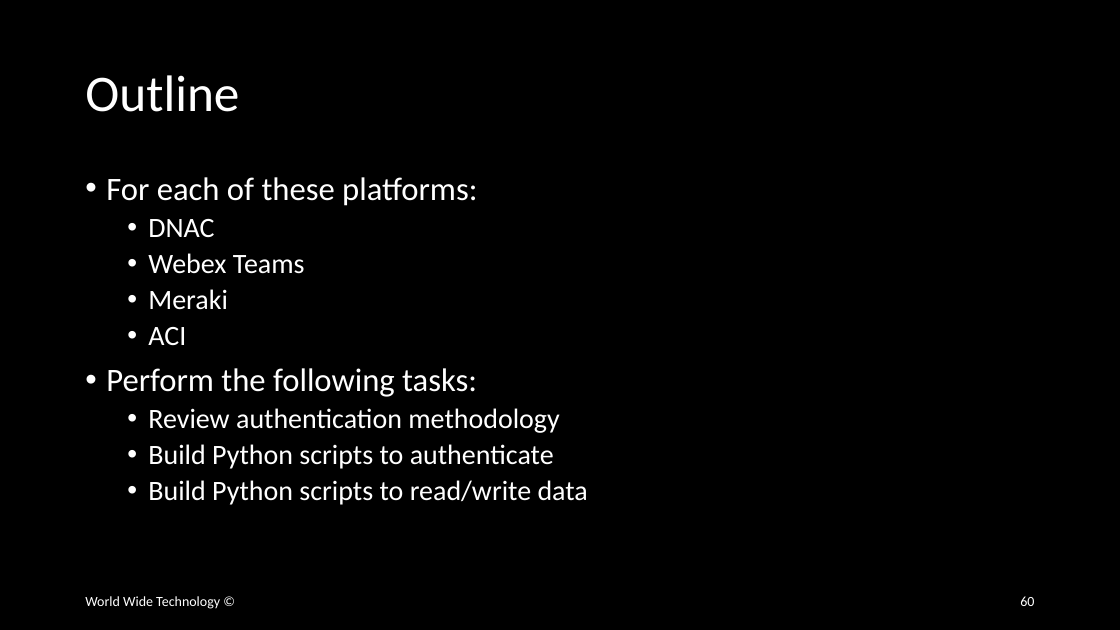
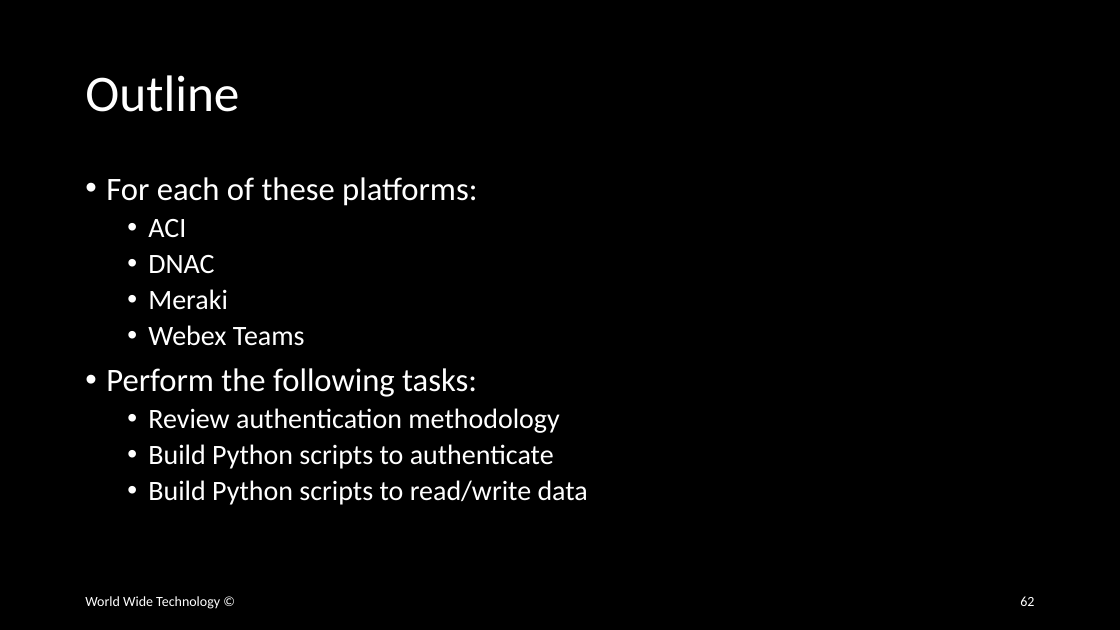
Before and after one commit to wwt/curl-requests-foundations, a slide deck: slide 62 of curl-requests-foundations.pptx (slide 60 before the commit). Drawn at 1120x630 pixels with LibreOffice and Linux fonts; fonts in the diff are those of the drawing. Boxes give left, top, right and bottom in pixels: in the first picture for what was removed or moved away, otherwise in the second. Text is boxed around its words. In the diff, an @@ line names an element or a change of style, - is before the commit and + after.

```diff
--- a/curl-requests-foundations.pptx
+++ b/curl-requests-foundations.pptx
@@ text at bbox=[148, 219, 186, 237]: paragraph added @@
+  • ACI
@@ text at bbox=[148, 289, 228, 345]: paragraphs removed @@
-  • Meraki
-  • ACI
@@ page number at bbox=[1020, 596, 1034, 606]: text changed @@
-60
+62
```
Also in this commit, not shown: 2 other slides changed, 2 slides added.
